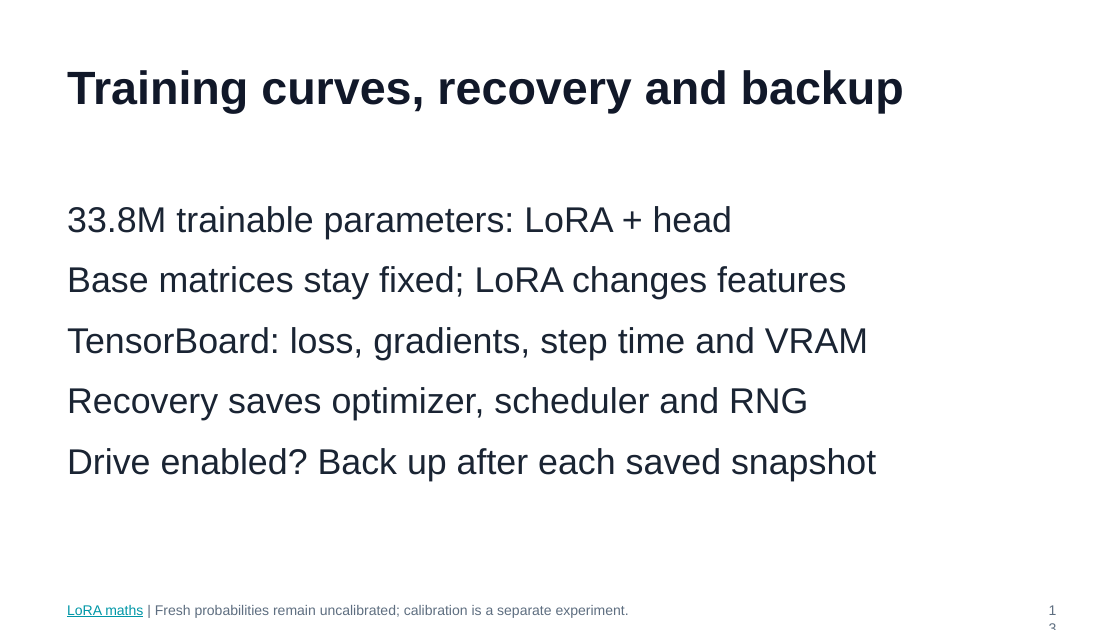
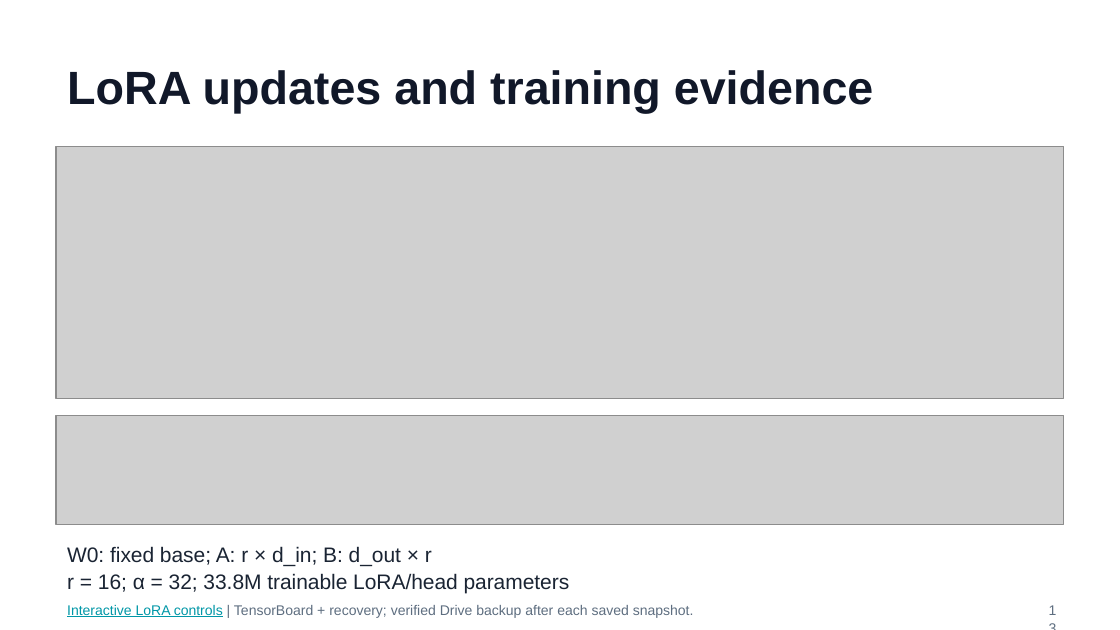
Before and after one commit to huixu11/QPlusLearning, a slide deck: slide 13 of labs/lab-01-kev-pacman/slides/pacman-lab.pptx. Drawn at 1120x630 pixels with LibreOffice and Linux fonts; fonts in the diff are those of the drawing; grey boxes stand for pictures. Boxes give left, top, right and bottom in pixels: in the first picture for what was removed or moved away, otherwise in the second. Text is boxed around its words. In the diff, an @@ line names an element or a change of style, - is before the commit and + after.

```diff
--- a/labs/lab-01-kev-pacman/slides/pacman-lab.pptx
+++ b/labs/lab-01-kev-pacman/slides/pacman-lab.pptx
@@ title at <box>67,70,874,114</box>: text changed @@
-Training curves, recovery and backup
+LoRA updates and training evidence
@@ picture added at <box>56,147,1064,399</box> @@
@@ text removed at <box>67,206,876,481</box> @@
-33.8M trainable parameters: LoRA + head
-Base matrices stay fixed; LoRA changes features
-TensorBoard: loss, gradients, step time and VRAM
-Recovery saves optimizer, scheduler and RNG
-Drive enabled? Back up after each saved snapshot
@@ picture added at <box>56,416,1064,524</box> @@
@@ text added at <box>67,546,570,594</box>, 13.5 pt, text #1A2433 @@
+W0: fixed base; A: r × d_in; B: d_out × r
+r = 16; α = 32; 33.8M trainable LoRA/head parameters
@@ text at <box>67,605,694,618</box>: text changed @@
-LoRA maths | Fresh probabilities remain uncalibrated; calibration is a separate experiment.
+Interactive LoRA controls | TensorBoard + recovery; verified Drive backup after each saved snapshot.
```
Also in this commit, not shown: 4 other slides changed, 2 slides added, 2 slides removed, 7 other files.
